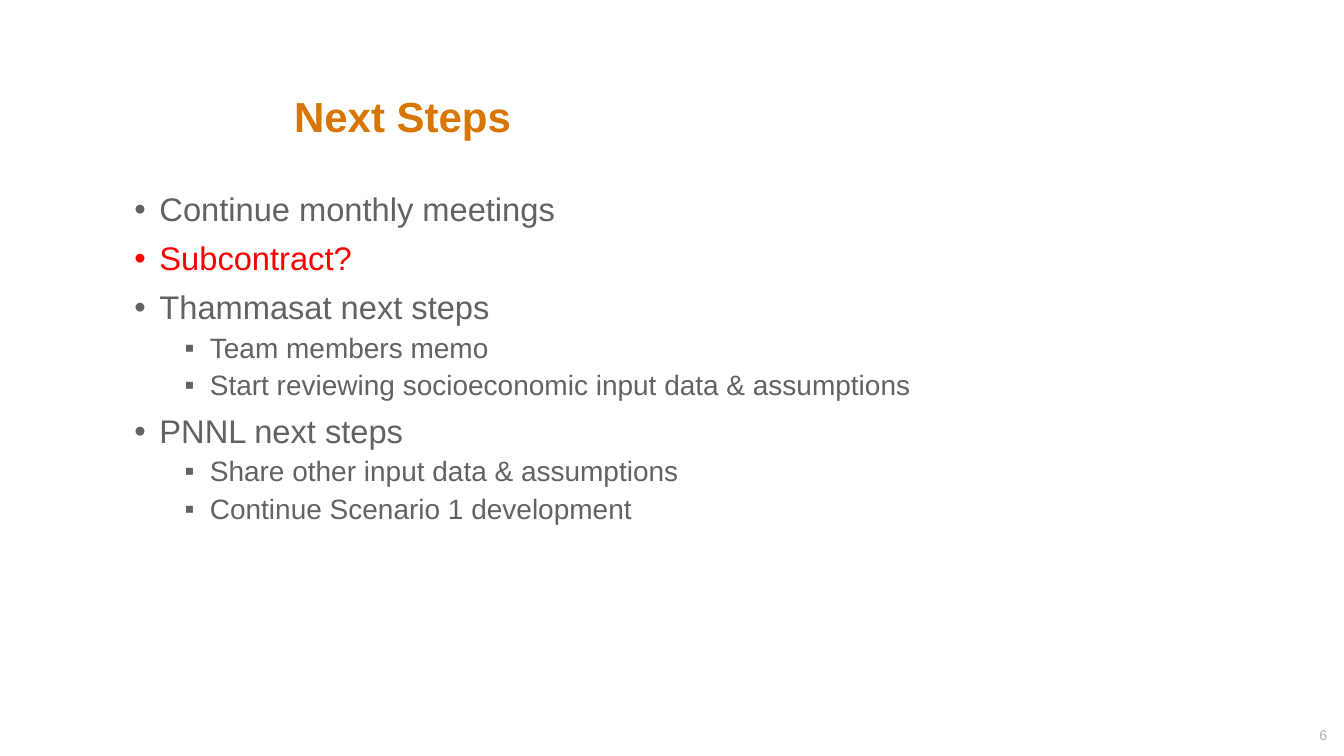
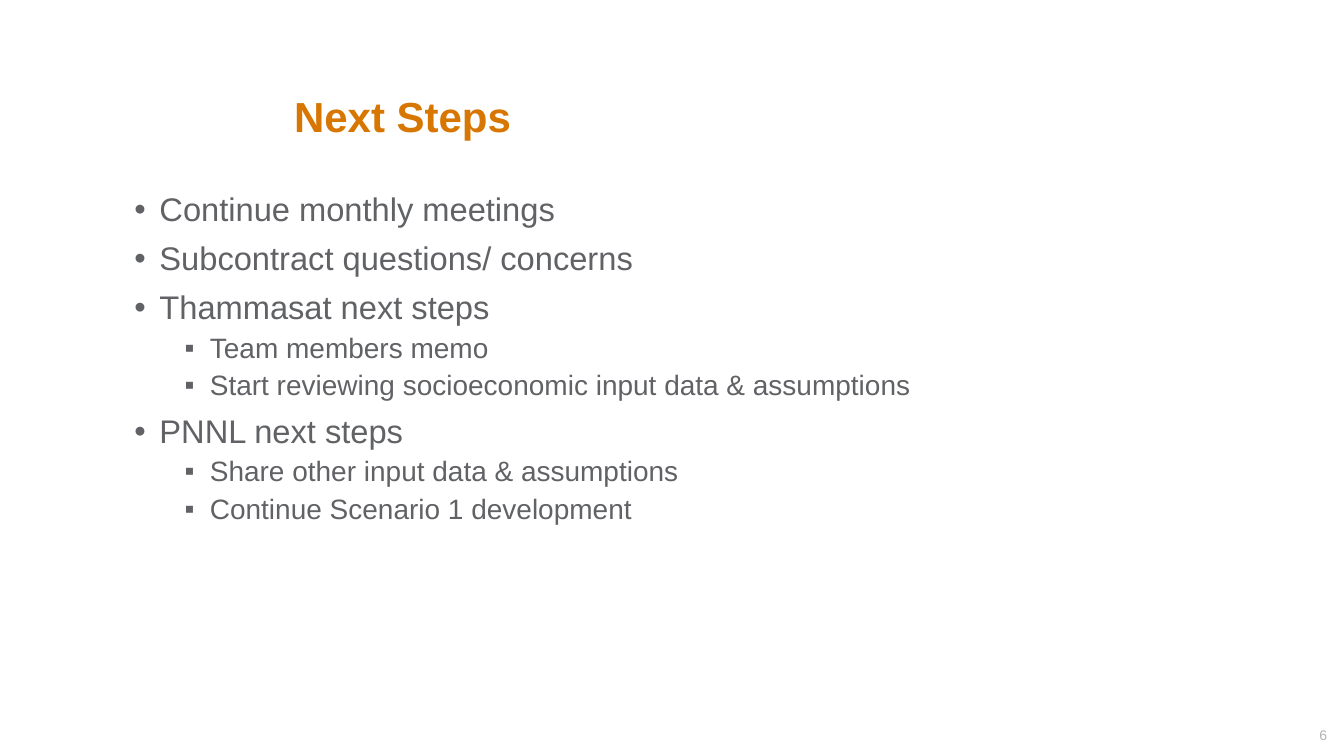
Before and after one commit to JGCRI/seasia, a slide deck: slide 6 of presentations/Thailand/PNNL_Thammasat_March_2022.pptx. Drawn at 1344x756 pixels with LibreOffice and Linux fonts; fonts in the diff are those of the drawing; background and template pictures are left out. Boxes give left, top, right and bottom in pixels: in the first picture for what was removed or moved away, otherwise in the second. Text is boxed around its words. In the diff, an @@ line names an element or a change of style, - is before the commit and + after.

```diff
--- a/presentations/Thailand/PNNL_Thammasat_March_2022.pptx
+++ b/presentations/Thailand/PNNL_Thammasat_March_2022.pptx
@@ text at (159, 246, 632, 276): text changed; text colour #FF0000 to #616265 @@
-• Subcontract?
+• Subcontract questions/ concerns
```
Also in this commit, not shown: 1 other slide changed.
